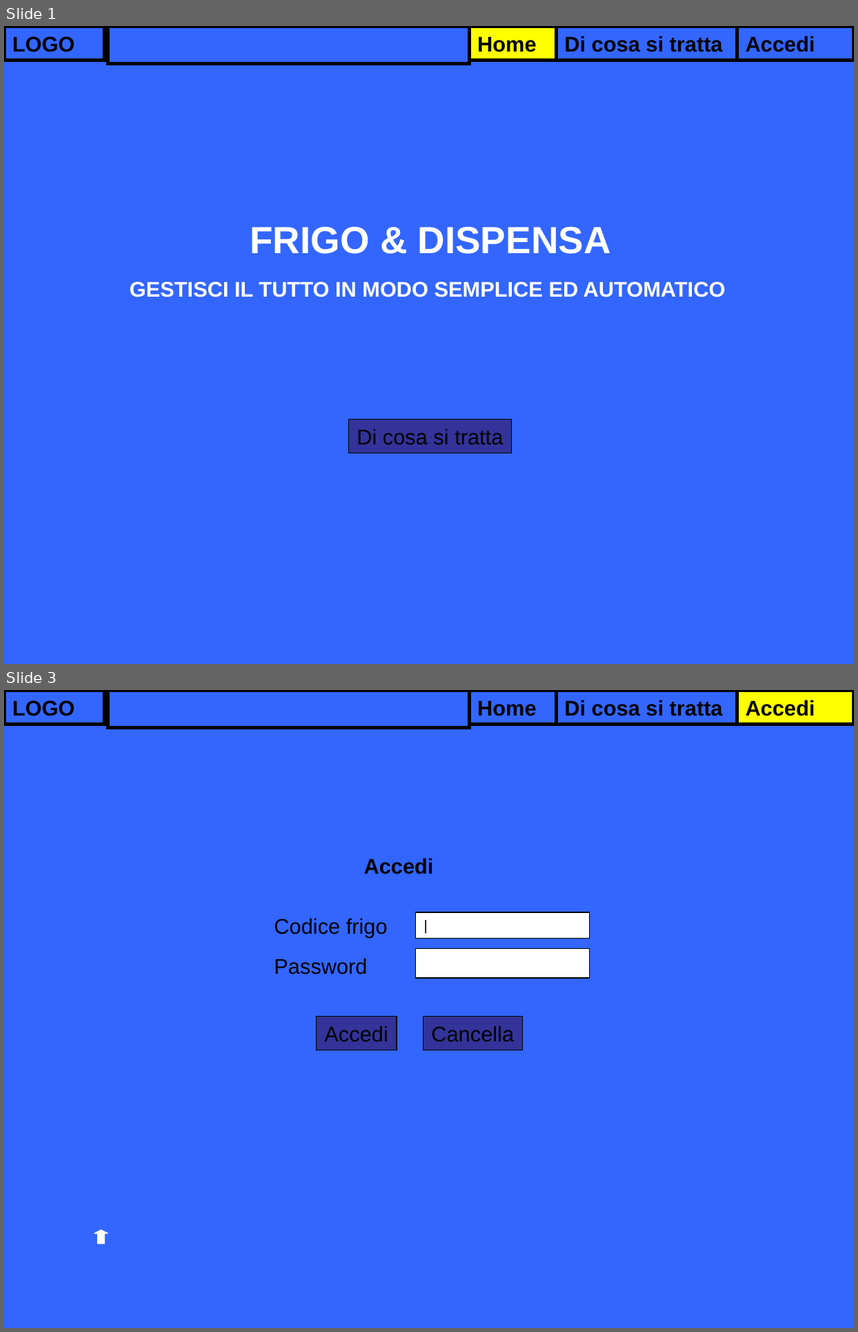
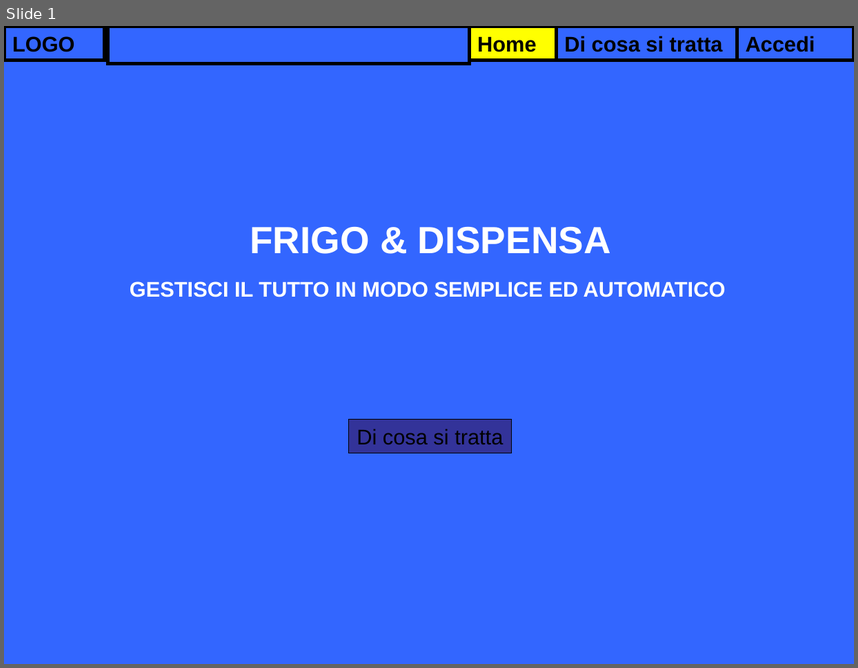
Before and after one commit to GiulioGB/ProgettoMaturita_FrigoAutomatico, a slide deck: Implementazione/Presentazione1.ppt. Shown one above the other, each under a label of ours: slides 1 and 3 before the commit, slide 1 after it; the slides between them are not shown. The pictures are 858x1332 and 858x668 pixels, drawn with LibreOffice and Linux fonts; fonts in the diff are those of the drawing. Boxes give left, top, right and bottom in pixels: in the first picture for what was removed or moved away, otherwise in the second. Text is boxed around its words. In the diff, an @@ line names an element or a change of style, - is before the commit and + after.

```diff
--- a/Implementazione/Presentazione1.ppt
+++ b/Implementazione/Presentazione1.ppt
@@ slide 3 removed at bbox=[4, 690, 854, 1328], background #3366FF @@
@@ rectangle removed at bbox=[4, 690, 104, 724] @@
-LOGO
@@ rectangle removed at bbox=[107, 690, 469, 727] @@
@@ rectangle removed at bbox=[469, 690, 556, 724] @@
-Home
@@ rectangle removed at bbox=[557, 690, 737, 724] @@
-Di cosa si tratta
@@ rectangle removed at bbox=[737, 690, 854, 724] @@
-Accedi
@@ text removed at bbox=[364, 858, 434, 874] @@
-Accedi
@@ rectangle removed at bbox=[415, 912, 590, 938] @@
-|
@@ text removed at bbox=[274, 918, 388, 938] @@
-Codice frigo
@@ text removed at bbox=[274, 958, 367, 974] @@
-Password
@@ rectangle removed at bbox=[415, 949, 590, 977] @@
@@ rectangle removed at bbox=[316, 1016, 397, 1049] @@
-Accedi
@@ rectangle removed at bbox=[423, 1016, 523, 1049] @@
-Cancella
@@ up arrow removed at bbox=[94, 1230, 107, 1243] @@
```
Also in this commit, not shown: 3 slides changed, 3 slides added.
